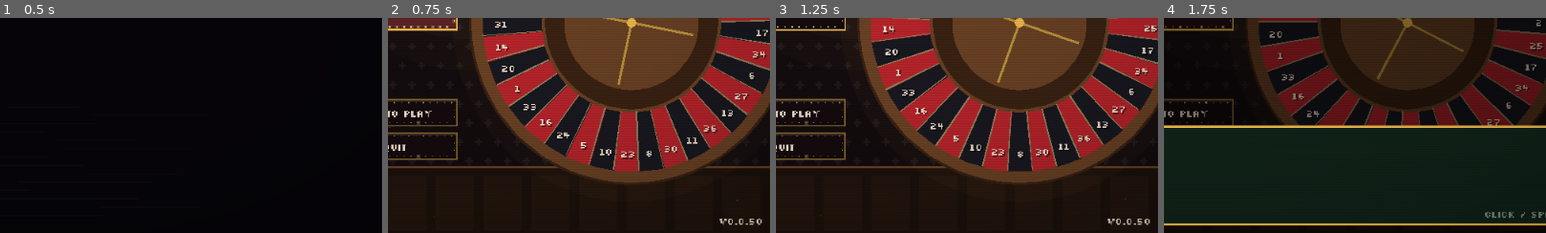
Above: before the commit, frames 1-4 (left to right).
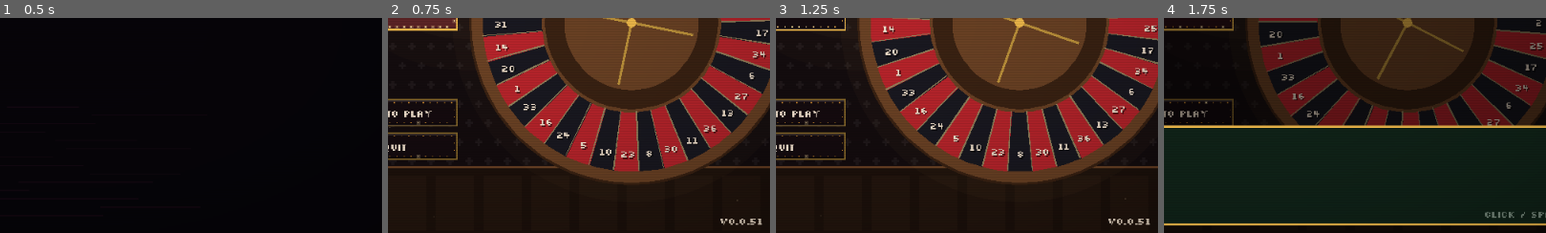
Above: after the commit, the same moments.

Repository: sugnauk/Rouletter
Game: Godot game, scene res://scenes/main.tscn
The game is run twice, just before and just after one commit, with the same random seed, the same clock (stepped at 60 frames per second) and the same inputs.
Inputs (mouse positions are % of the whole screen's width and height, from its top left):
- Up to frame 1 (0.5 s): no input
- Up to frame 2 (0.75 s): tap Enter at 0.5 s; drag from (50, 50) to (60, 28) at 0.52 s
- Up to frame 3 (1.25 s): no input
- Up to frame 4 (1.75 s): click "NEW RUN" at 1.25 s
The pictures show only the part of the screen within x 44-94%, y 49-99%; the shares and areas given below are measured in that part.

Frame 1 is identical in both runs. In frame 2, 0.2% of the frame differs, in the area x 86-98%, y 93-97%; in frame 3, 0.2%; in frame 4, nothing differs.

Commit message:
v0.0.51: wheel Enforcers (The Twins, The Mechanic, The Ringmaster), legendary capstones (Ivory Tower, Standing Ovation, House Odds), fairer Cheater's Wheel
Co-Authored-By: Claude Opus 5.5 <noreply@anthropic.com>
Claude-Session: https://claude.ai/code/session_013q6d3yRkHgTahmnKYGjD8n

Diff:
--- a/core/content.gd
+++ b/core/content.gd
@@ -243,6 +243,10 @@
 	"wind_up": {"name": "Wind-Up", "desc": "Grows a level every time you earn a respin.", "per": "stack",
 		"price": 6, "unlock": 0,
 		"note": "Every extra ball winds the spring a little tighter."},
+	"ivory_tower": {"name": "Ivory Tower", "desc": "Any hit: your tallest chip scores half too.",
+		"more": "Half its own bet's pay, on top of whatever else hit.",
+		"price": 9, "unlock": 0,
+		"note": "The tallest stack on the felt, paid every time anything lands."},
 	"odd_fellow": {"name": "Odd Fellow", "desc": "Any odd number hits: +2 Take.", "per": "level",
 		"price": 5, "unlock": 0, "trigger": {"on": "odd", "take": 2.0},
 		"note": "Plays the parity boxes from a single square."},
@@ -327,6 +331,7 @@
 	"conductor": "legendary", "relay": "rare", "fuse": "rare", "crowd_pleaser": "rare", "purist": "rare",
 	"compounding": "rare", "wildcard_zero": "rare", "respin": "rare", "ledger": "rare", "collector": "rare",
 	"night_owl": "rare", "far_side": "rare", "heart_of_gold": "rare", "golden_goose": "rare", "square_deal": "rare",
+	"ivory_tower": "legendary", "standing_ovation": "legendary", "house_odds": "legendary",
 	"keystone": "rare", "tall_stack": "rare", "wind_up": "rare", "high_rise": "rare", "encore": "rare", "second_wind": "rare",
 	"zero_tolerance": "rare", "double_down": "rare", "patron": "rare", "late_bloomer": "rare", "veterans": "legendary",
 	"jar": "rare", "wheel_spoke": "rare", "echo": "legendary", "ace": "legendary", "green_thumb": "rare",
@@ -395,6 +400,7 @@
 	"veterans": ["numbers", "multiplier"],
 	"pinned": ["wheel"], "wildcard_zero": ["zero"], "momentum": ["multiplier"], "hot_hand": ["multiplier"],
 	"odds_maker": ["outside", "even", "box"], "keystone": ["numbers", "grow"], "tall_stack": ["grow"], "wind_up": ["numbers", "spins", "grow"],
+	"ivory_tower": ["grow", "numbers"], "standing_ovation": ["spins"], "house_odds": ["outside", "even", "box"],
 	"high_rise": ["grow", "multiplier"], "encore": ["spins", "multiplier"], "second_wind": ["spins", "numbers"],
 	"croupier": ["numbers"], "mint": ["cash"], "respin": ["spins"], "rent_control": ["easy"],
 	"black_cat": ["numbers"], "penny": ["cash", "numbers"], "snowball": ["numbers"], "sentinel": ["zero"],
@@ -419,6 +425,9 @@
 ## How each Enforcer rule meets your purchases: tags that help or are useless against it.
 const COUNTERS := {
 	"no_outside": {"good": ["numbers", "inside"], "bad": ["outside", "even"]},
+	"one_ball": {"good": ["numbers", "multiplier"], "bad": []},
+	"shifty": {"good": ["outside", "even"], "bad": []},
+	"reverse_arc": {"good": ["wheel", "multiplier"], "bad": []},
 	"zero_tax": {"good": ["zero"], "bad": []},
 	"frozen": {"good": ["numbers", "inside"], "bad": []},
 	"called": {"good": ["numbers", "inside", "multiplier"], "bad": []},
@@ -502,7 +511,7 @@
 const ALMANAC := [
 	["BOX CHIPS", "CHIPS", ["even_stevens", "box_office", "coin_purse", "streak_rider", "odds_maker"]],
 	["SCORING CHIPS", "CHIPS", ["perm", "magnet", "mirror", "porch_light", "black_cat", "red_herring", "street_light", "wheel_spoke", "hedge", "croupier", "collector", "ledger"]],
-	["GROWTH CHIPS", "CHIPS", ["compounding", "snowball", "jar", "seedling", "echo", "keystone", "tall_stack", "wind_up"]],
+	["GROWTH CHIPS", "CHIPS", ["compounding", "snowball", "jar", "seedling", "echo", "keystone", "tall_stack", "wind_up", "ivory_tower"]],
 	["MODIFIER CHIPS", "CHIPS", ["kingmaker", "ace", "crown", "bridge"]],
 	["CHAIN CHIPS", "CHIPS", ["conductor", "relay", "fuse"]],
 	["ZERO CHIPS", "CHIPS", ["wildcard_zero", "sentinel", "green_thumb"]],
@@ -516,7 +525,7 @@
 	["SAFETY RULES", "HOUSE_RULES", ["la_partage", "en_prison", "insurance", "zero_tolerance", "rent_control", "patron", "bankroll"]],
 	["MONEY RULES", "HOUSE_RULES", ["comped", "compound_interest", "big_spender"]],
 	["BRIDGE RULES", "HOUSE_RULES", ["outside_connection", "inside_track", "colour_coded", "rainy_day"]],
-	["SCALING RULES", "HOUSE_RULES", ["crowd_pleaser", "purist", "high_stakes", "high_rise", "encore", "second_wind"]],
+	["SCALING RULES", "HOUSE_RULES", ["crowd_pleaser", "purist", "high_stakes", "high_rise", "encore", "second_wind", "standing_ovation", "house_odds"]],
 	["TROPHIES", "HOUSE_RULES", ["sals_whistle", "oros_coin", "accountants_book", "velvet_rope", "klines_watch"]],
 	["DEALER FAVOURS", "FAVOURS", ["extra_spin", "fat_stack", "head_start"]],
 	["DEALER VOUCHERS", "VOUCHERS", ["comp_card", "vip_rack", "patience", "house_credit"]],
@@ -663,6 +672,11 @@
 		"price": 7, "unlock": 0, "note": "The crowd wants one more spin, and pays to see it."},
 	"second_wind": {"name": "Second Wind", "desc": "First straight-up hit each table: +1 ball.", "more": "Once per table.",
 		"price": 7, "unlock": 0, "note": "A number hit buys you another go at the wheel."},
+	"standing_ovation": {"name": "Standing Ovation", "desc": "An extra ball earns another ball (once a table).",
+		"price": 9, "unlock": 0, "note": "The crowd won't let the wheel stop."},
+	"house_odds": {"name": "House Odds", "desc": "Outside boxes pay +1x with 3+ box chips placed.",
+		"more": "Box chips: Even Stevens, Box Office, Coin Purse, Streak Rider, Odds Maker.",
+		"price": 9, "unlock": 0, "note": "Own enough of the outside and the house starts paying like it's yours."},
 	"high_stakes": {"name": "High Stakes", "desc": "x1.5 on spins with 15 or more betting chips riding.",
 		"price": 7, "unlock": 0, "note": "Push the pile in and the house pays attention."},
 	"rainy_day": {"name": "Rainy Day Fund", "desc": "A spin that scores no Take pays +$2.",
@@ -677,6 +691,19 @@
 
 # --- Enforcers (boss tables) -----------------------------------------------------------------
 const ENFORCERS := {
+	# Each novel wheel has its own Enforcer, met only on that wheel (always, in place of one of Act I's).
+	"twins": {"name": "The Twins", "rule": "one_ball", "wheel": "twin", "trophy": "sals_whistle",
+		"desc": "Two balls drop, but only the better one counts for you.",
+		"intro": "One of us always wins, darling. The other one just watches.",
+		"defeat": "...We'll call it a draw. Separately."},
+	"mechanic": {"name": "The Mechanic", "rule": "shifty", "wheel": "crooked", "trophy": "klines_watch",
+		"desc": "The fat pockets move every 2 spins, not just every table.",
+		"intro": "I keep this wheel honest. Honestly crooked. And I keep it moving.",
+		"defeat": "Huh. You read the wheel better than I set it."},
+	"ringmaster": {"name": "The Ringmaster", "rule": "reverse_arc", "wheel": "carousel", "trophy": "velvet_rope",
+		"desc": "The hot arc runs backwards, 2 pockets a spin.",
+		"intro": "Ladies and gentlemen, the carousel runs the other way tonight!",
+		"defeat": "...And the crowd goes home. Well done."},
 	"accountant": {"name": "The Accountant", "rule": "no_outside", "trophy": "accountants_book",
 		"desc": "Outside bets are off the books: they can't be placed and don't pay.",
 		"intro": "Mr. Vance doesn't like round numbers. Inside bets only tonight.",
--- a/core/felt_state.gd
+++ b/core/felt_state.gd
@@ -24,6 +24,7 @@
 var weights: Dictionary = {}           ## Crooked Wheel: pocket -> width (missing = 1); payouts follow
 var extra_ball := false               ## this spin is past the table's usual count of balls (Encore)
 var second_wind_used := false          ## Second Wind already paid out at this table
+var ovation_used := false              ## Standing Ovation already paid out at this table
 var arc_start: int = -1                ## Carousel: index into the wheel order where the hot arc begins (-1 = none)
 
 
@@ -53,6 +54,7 @@
 	f.arc_start = arc_start
 	f.extra_ball = extra_ball
 	f.second_wind_used = second_wind_used
+	f.ovation_used = ovation_used
 	return f
 
 
@@ -65,7 +67,7 @@
 		"bet_upgrades": bet_upgrades.duplicate(), "house_rules": house_rules.duplicate(),
 		"wheel_rules": wheel_rules.duplicate(), "boss_rule": boss_rule, "condition": condition, "frozen_id": frozen_id,
 		"red_streak": red_streak, "hit_streak": hit_streak, "last_pocket": last_pocket, "next_id": next_id,
-		"weights": weights.duplicate(), "arc_start": arc_start, "second_wind_used": second_wind_used}
+		"weights": weights.duplicate(), "arc_start": arc_start, "second_wind_used": second_wind_used, "ovation_used": ovation_used}
 
 
 static func from_dict(d: Dictionary):
@@ -90,6 +92,7 @@
 	f.weights = d.get("weights", {}).duplicate()
 	f.arc_start = int(d.get("arc_start", -1))
 	f.second_wind_used = bool(d.get("second_wind_used", false))
+	f.ovation_used = bool(d.get("ovation_used", false))
 	return f
 
 
--- a/core/preview.gd
+++ b/core/preview.gd
@@ -24,7 +24,7 @@
 	var all := [felt.board.wheel_id, ",".join(parts), ",".join(felt.house_rules), ",".join(felt.wheel_rules),
 		felt.square_upgrades, felt.bet_upgrades, felt.boss_rule, felt.condition, felt.frozen_id,
 		felt.red_streak, felt.hit_streak, felt.last_pocket, felt.spin_no, felt.final_spin,
-		felt.weights, felt.arc_start, felt.extra_ball, felt.second_wind_used]
+		felt.weights, felt.arc_start, felt.extra_ball, felt.second_wind_used, felt.ovation_used]
 	return "|".join(all.map(func(x): return str(x)))
 
 
--- a/core/resolver.gd
+++ b/core/resolver.gd
@@ -216,6 +216,18 @@
 					take += bonus
 					res.log.chips.append("Collector: +%d for crowding" % bonus)
 					_event(res, "bonus", c.bet, bonus, "collector")
+	# Ivory Tower: when anything hits, your tallest chip scores half its own pay too.
+	if res.events.any(func(e): return e.kind == "win"):
+		for it in w.perm_chips():
+			if it.kind == "ivory_tower" and it.id != w.frozen_id:
+				var tallest = null
+				for oc in w.perm_chips():
+					if tallest == null or oc.value > tallest.value:
+						tallest = oc
+				if tallest != null:
+					var iv: float = tallest.value * w.payout_of(tallest.bet) * 0.5 * it.copies
+					take += iv
+					_bonus(res, it, iv, "ivory tower")
 	# Conductor: every multiplier chip you own fires too (once per Conductor in the stack).
 	for i in range(conduct):
 		for oc in w.perm_chips():
@@ -528,6 +540,11 @@
 		w.second_wind_used = true
 		res.log.rules.append("Second Wind: a straight-up hit, +1 ball")
 		_event(res, "push", pkey, 0.0, "second wind +1 ball")
+	# Standing Ovation: an extra ball earns another (once a table).
+	if w.has_rule("standing_ovation") and w.extra_ball and not w.ovation_used:
+		res.respins += 1
+		w.ovation_used = true
+		res.log.rules.append("Standing Ovation: an extra ball, +1 ball")
 	# Wind-Up: every respin earned winds it a level tighter.
 	if res.respins > 0:
 		for wc in w.perm_chips():
@@ -646,6 +663,12 @@
 		if f2.find(c.id) == null:
 			f2.chips.append(c.copy())
 	var r2 := resolve_spin(f2, p2)
+	if felt.boss_is("one_ball"):   # The Twins: only the better ball counts for you
+		var best: Dictionary = (r1 if r1.take >= r2.take else r2).duplicate()
+		best.pocket = r1.pocket
+		best.pocket2 = r2.pocket
+		best.log.rules.append("The Twins: only the better ball counts")
+		return best
 	return combine_twin(felt, r1, r2)
 
 
@@ -737,6 +760,14 @@
 		if om.kind == "odds_maker" and om.id != w.frozen_id:
 			payout += Content.ODDS_STEP * om.value
 			res.log.chips.append("Odds Maker on %s: +%s" % [c.bet, _fmt(Content.ODDS_STEP * om.value)])
+	if w.has_rule("house_odds") and B.is_outside(c.bet) and b.type != "sector":
+		var boxes := 0
+		for bc in w.perm_chips():
+			if "box" in Content.tags_of(bc.kind):
+				boxes += 1
+		if boxes >= 3:
+			payout += 1.0
+			res.log.rules.append("House Odds: %s pays +1x" % c.bet)
 	if w.has_rule("satin_gloves") and b.type in ["red", "black", "odd", "even", "low", "high"]:
 		payout += 0.5
 		res.log.rules.append("Satin Gloves: %s pays 1.5:1" % c.bet)
--- a/core/run_table.gd
+++ b/core/run_table.gd
@@ -128,15 +128,23 @@
 	var act1 := []
 	var act2 := []
 	var finale := []
+	var mine := ""   # this wheel's own Enforcer, if it has one
 	for k in Content.ENFORCERS:
 		var e: Dictionary = Content.ENFORCERS[k]
+		if e.has("wheel"):
+			if e.wheel == wheel_id:
+				mine = k
+			continue
 		if e.get("final", false):
 			finale.append(k)
 		elif e.get("act", 1) == 2:
 			act2.append(k)
 		else:
 			act1.append(k)
-	enforcer_order = rng.shuffle(act1).slice(0, 4) + rng.shuffle(act2).slice(0, 3) + finale
+	act1 = rng.shuffle(act1).slice(0, 4)
+	if mine != "":
+		act1[rng.range_i(0, act1.size() - 1)] = mine
+	enforcer_order = act1 + rng.shuffle(act2).slice(0, 3) + finale
 	if challenge == "gauntlet":
 		enforcer_order = rng.shuffle(act1) + rng.shuffle(act1)
 	shop = {}
@@ -397,6 +405,7 @@
 	felt.hit_streak = 0
 	felt.last_pocket = -99
 	felt.second_wind_used = false
+	felt.ovation_used = false
 	_wheel_twists()
 	var route: Dictionary = Content.ROUTES.get(shop.get("route", ""), {}) if not boss else {}
 	if not route.is_empty():
@@ -716,8 +725,13 @@
 			keys[c.bet] = true
 	var res := Resolver.resolve_twin(felt, pocket, pocket2) if twin else Resolver.resolve_spin(felt, pocket)
 	felt = res.felt_after
-	if felt.arc_start >= 0:   # the Carousel's arc moves on
-		felt.arc_start = (felt.arc_start + Content.ARC_STEP) % felt.board.order.size()
+	if felt.arc_start >= 0:   # the Carousel's arc moves on (backwards, at the Ringmaster's table)
+		var step: int = -2 if felt.boss_is("reverse_arc") else Content.ARC_STEP
+		felt.arc_start = posmod(felt.arc_start + step, felt.board.order.size())
+	if felt.boss_is("shifty") and (table.spins_used + 1) % 2 == 0:   # the Mechanic moves the fat pockets
+		var arc: int = felt.arc_start
+		_wheel_twists()
+		felt.arc_start = arc
 	if res.zero_tax:
 		table.take *= 1.0 - Content.ZERO_TAX
 	if felt.boss_is("tempo") and res.take <= 0.0 and table.take > 0.0:
--- a/core/version.gd
+++ b/core/version.gd
@@ -4,7 +4,7 @@
 ## The deploy workflow overwrites BUILD with the commit hash and build time, so "dev" means a
 ## local/editor run.
 
-const VERSION := "0.0.50"
+const VERSION := "0.0.51"
 const BUILD := "dev"
 
 
--- a/core/wheels.gd
+++ b/core/wheels.gd
@@ -80,9 +80,9 @@
 	"no_zero": {
 		"felt": "#5a0f1e", "rail": "#2a1a14",
 		"name": "Cheater's Wheel", "numbers": 36, "zeros": [], "order": NO_ZERO_ORDER, "red": RED_36,
-		"rules": [], "cash": 0, "kit": [], "house": ["satin_gloves"], "unlock": 8, "target": 1.25,
+		"rules": [], "cash": 0, "kit": [{"kind": "even_stevens", "value": 1}], "house": ["satin_gloves"], "unlock": 8, "target": 0.95,
 		"style": "EVEN MONEY: red, black, odd, even at a fair price",
-		"desc": "No zero at all: every bet is perfectly fair. Starts with Satin Gloves (even-money pays 1.5 to 1). Mr. Vance makes up for it with payments 25% bigger.",
+		"desc": "No zero at all: every bet is perfectly fair. Starts with Satin Gloves (even-money pays 1.5 to 1) and an Even Stevens. Its payments are a touch smaller to make up for the slow, steady pace.",
 	},
 }
 
--- a/scenes/ui/art.gd
+++ b/scenes/ui/art.gd
@@ -55,6 +55,9 @@
 ## Pixel sprites for items that used to be lettered tiles: 12 rows of 12 characters.
 ## Colours: see SPRITE_COLOURS ('.' is transparent).
 const SPRITES := {
+	"ivory_tower": [".....ww.....", "....wwww....", "....wkkw....", "....wwww....", "...wwwwww...", "...wwkkww...", "...wwwwww...", "...wwkkww...", "..wwwwwwww..", "..wwwkkwww..", "..wwwwwwww..", "dddddddddddd"],
+	"standing_ovation": ["............", ".y...y...y..", "yyy.yyy.yyy.", ".y...y...y..", "............", "..pp.pp.pp..", ".pppppppppp.", ".pppppppppp.", "..pppppppp..", "..pp.pp.pp..", "..pp.pp.pp..", "............"],
+	"house_odds": ["............", "GGGGGGGGGGGG", "GwwGGyyGGwwG", "GwwGGyyGGwwG", "GGGGGGGGGGGG", "GrrGGkkGGrrG", "GrrGGkkGGrrG", "GGGGGGGGGGGG", "....yyyy....", "...y....y...", "...y.yy.y...", "....yyyy...."],
 	"odds_maker": ["............", "..yyyyyyyy..", ".yykkkkkkyy.", ".yk.rrrr.ky.", ".yk.r..r.ky.", ".yk.rrrr.ky.", ".yk.r..r.ky.", ".yk.r..r.ky.", ".yykkkkkkyy.", "..yyyyyyyy..", "....G..G....", "...GGGGGG..."],
 	"keystone": ["....yyyy....", "...yggggy...", "..yggggggy..", "..ywwwwwwy..", "..yggggggy..", "..ywwwwwwy..", "..yggggggy..", "..ywwwwwwy..", "..yggggggy..", "..yyyyyyyy..", "............", "............"],
 	"tall_stack": ["....rrrr....", "....wwww....", "....BBBB....", "....rrrr....", "....wwww....", "....BBBB....", "....rrrr....", "....wwww....", "....BBBB....", "....rrrr....", "...dddddd...", "............"],
--- a/tests/run_tests.gd
+++ b/tests/run_tests.gd
@@ -27,7 +27,7 @@
 		"test_collector", "test_wildcard_zero", "test_en_prison", "test_red_streak", "test_hot_hand",
 		"test_signature", "test_thirteen", "test_enforcers", "test_resolver_is_pure", "test_odds",
 		"test_run_table_flow", "test_rebet_and_clear", "test_pit_boss", "test_loan_shark_and_fence", "test_inside_content", " …(395 unchanged characters)…
-		"test_full_run_victory", "test_seeded_reproducible", "test …(352 unchanged characters)… _placement", "test_concise_text", "test_combos", "test_tutorial", "test_fast_odd …(133 unchanged characters)…
+		"test_full_run_victory", "test_seeded_reproducible", "test …(352 unchanged characters)… _placement", "test_concise_text", "test_balance_content", "test_combos", "test_tutorial", "test_fast_odd …(133 unchanged characters)…
 	]:
 		call(t)
 	print("\n%d passed, %d failed" % [passed, failed])
@@ -1020,7 +1020,7 @@
 
 func test_table_variety() -> void:
 	# Eight Act I Enforcers, four per run, all different.
-	var act1 := Content.ENFORCERS.keys().filter(func(k): return Content.ENFORCERS[k].get("act", 1) == 1)
+	var act1 := Content.ENFORCERS.keys().filter(func(k): return Content.ENFORCERS[k].get("act", 1) == 1 and not Content.ENFORCERS[k].has("wheel"))
 	check(act1.size() == 8, "eight Act I Enforcers (%d)" % act1.size())
 	var run = new_run()
 	var first4: Array = run.enforcer_order.slice(0, 4)
@@ -1772,6 +1772,56 @@
 				check(Content.CHIPS.has(id) or Content.HOUSE_RULES.has(id) or Content.UPGRADES.has(id), "combo part %s exists" % id)
 
 
+func test_balance_content() -> void:
+	# Each novel wheel always meets its own Enforcer in Act I; other wheels never do.
+	for w in [["twin", "twins"], ["crooked", "mechanic"], ["carousel", "ringmaster"]]:
+		var r = new_run(w[0])
+		check(w[1] in r.enforcer_order.slice(0, 4), "%s runs meet %s" % w)
+	var eu = new_run("european")
+	check(not eu.enforcer_order.any(func(k): return Content.ENFORCERS[k].has("wheel")), "the European wheel meets no wheel Enforcers")
+	# The Twins: only the better ball counts.
+	var tw = felt("twin", [["bet", "S7", 1], ["bet", "RED", 2]])
+	tw.boss_rule = "one_ball"
+	var r1 := Resolver.resolve_twin(tw, 7, 9)
+	near(r1.take, 35.0 + 2.0, "The Twins: the better ball (7, straight + red) counts alone")
+	check(r1.pocket2 == 9, "...both balls still recorded")
+	# The Ringmaster: the arc runs backwards 2 a spin.
+	var rc = new_run("carousel")
+	rc.felt.boss_rule = "reverse_arc"
+	var a0: int = rc.felt.arc_start
+	rc.place_bet("RED", 1)
+	rc.spin(2)
+	check(rc.felt.arc_start == posmod(a0 - 2, 37), "The Ringmaster: the arc steps back 2")
+	# The Mechanic: fat pockets move every 2 spins.
+	var mc = new_run("crooked")
+	mc.felt.boss_rule = "shifty"
+	var w0: Dictionary = mc.felt.weights.duplicate()
+	mc.place_bet("RED", 1)
+	mc.spin(2)
+	check(mc.felt.weights == w0, "The Mechanic: not after 1 spin")
+	mc.place_bet("RED", 1)
+	mc.spin(2)
+	check(mc.felt.weights.size() == Content.CROOKED_FAT, "...the pockets are rerolled after 2 (still 4 fat)")
+	# Capstones.
+	var iv = felt("european", [["ivory_tower", "S1", 1], ["perm", "S5", 4], ["bet", "RED", 1]])
+	near(Resolver.resolve_spin(iv, 3).take, 1.0 + 4 * 35.0 * 0.5, "Ivory Tower: any hit, the tallest chip scores half")
+	near(Resolver.resolve_spin(iv, 2).take, 0.0, "...nothing hit, nothing extra")
+	var so = felt("european", [["perm", "S5", 1]])
+	so.house_rules = ["standing_ovation"]
+	so.extra_ball = true
+	var s1 := Resolver.resolve_spin(so, 20)
+	check(s1.respins == 1 and Resolver.resolve_spin(s1.felt_after, 20).respins == 0, "Standing Ovation: an extra ball earns one more, once a table")
+	var ho = felt("european", [["even_stevens", "ODD", 1], ["box_office", "COL3", 1], ["bet", "RED", 2]])
+	ho.house_rules = ["house_odds"]
+	near(Resolver.resolve_spin(ho, 2).take, 0.0, "House Odds: needs 3 box chips (2 placed, red loses anyway)")
+	var base: float = Resolver.resolve_spin(ho, 1).take
+	ho.add_chip("coin_purse", "HIGH", 1)
+	near(Resolver.resolve_spin(ho, 1).take, base + 2.0 + 1.0, "...with 3, the red bet and Even Stevens' box pay +1x")
+	for id in ["ivory_tower", "standing_ovation", "house_odds"]:
+		check(Content.rarity_of(id) == "legendary", "%s is legendary" % id)
+	check(Wheels.get_def("no_zero").target < 1.25 and not Wheels.get_def("no_zero").kit.is_empty(), "the Cheater's Wheel is gentler and has a kit")
+
+
 func test_provisional_placement() -> void:
 	var run = new_run()
 	run.inventory = [{"kind": "perm", "value": 1}]
Not shown, changed: CHANGELOG.md
